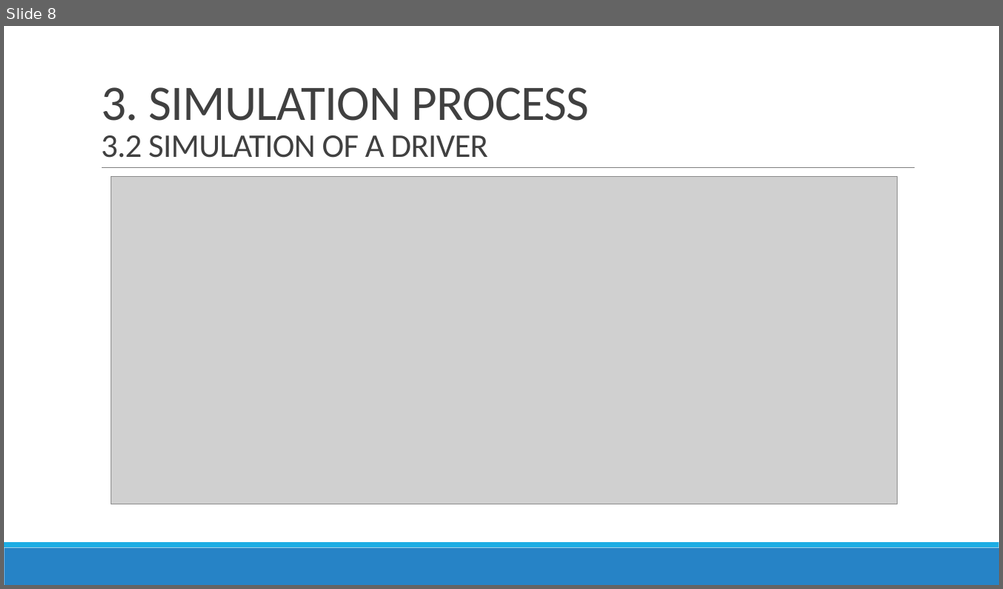
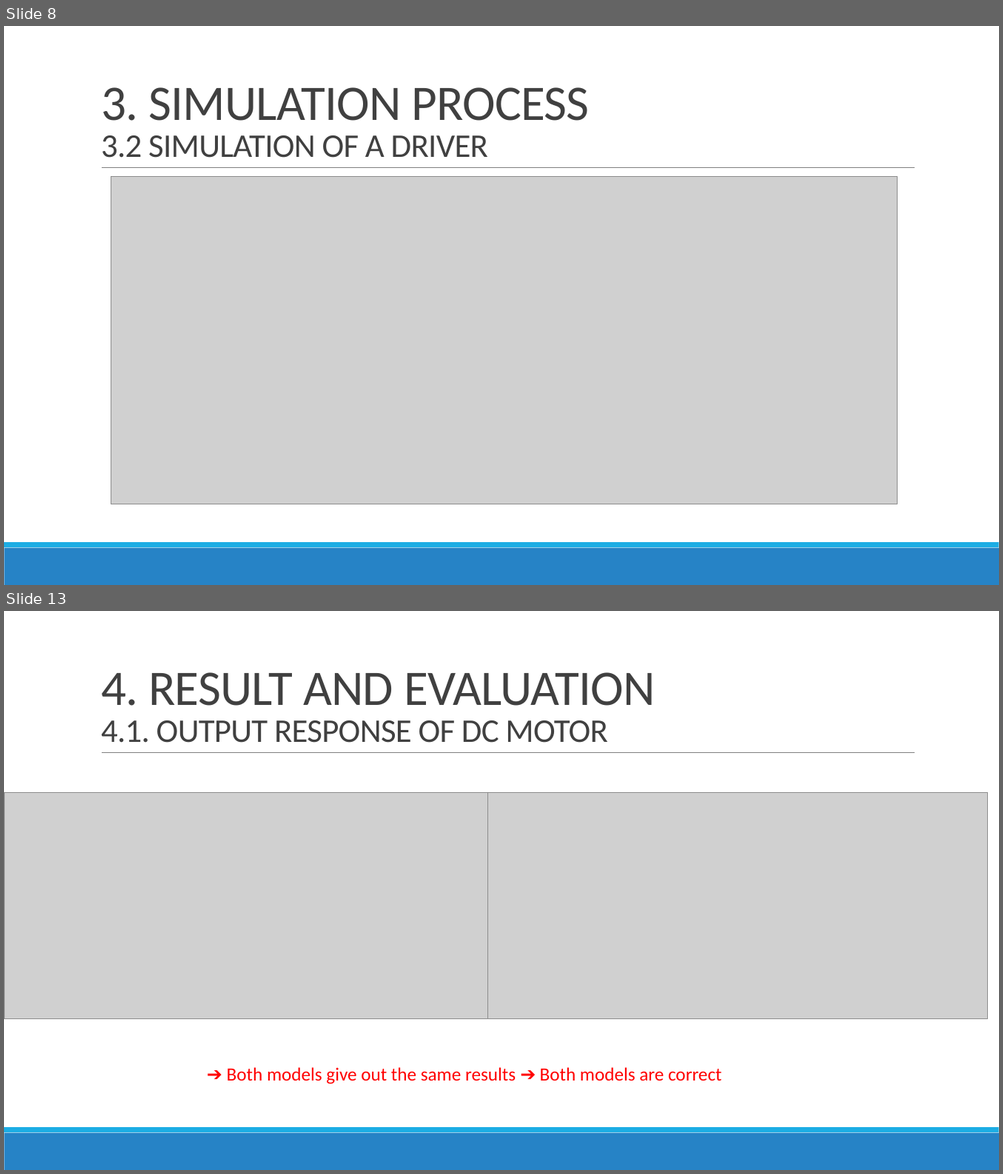
Before and after one commit to Bminhhh/CapsoneProject, a slide deck: duy/CAPSTONE PROJECT/CAPSTONE PROJECT REPORT.pptx. Shown one above the other, each under a label of ours: slide 8 before the commit, slides 8 and 13 after it; the slides between them are not shown. The pictures are 1003x589 and 1003x1174 pixels, drawn with LibreOffice and Linux fonts; fonts in the diff are those of the drawing; grey boxes stand for pictures. Boxes give left, top, right and bottom in pixels: in the first picture for what was removed or moved away, otherwise in the second. Text is boxed around its words. In the diff, an @@ line names an element or a change of style, - is before the commit and + after.

```diff
--- a/duy/CAPSTONE PROJECT/CAPSTONE PROJECT REPORT.pptx
+++ b/duy/CAPSTONE PROJECT/CAPSTONE PROJECT REPORT.pptx
@@ slide 13 added at (4,611,999,1170), background #FFFFFF; not listed: 3 template elements that a slide beside it also shows @@
@@ title added at (101,672,655,743), 32 pt, text #404040 @@
+4. RESULT AND EVALUATION
+4.1. OUTPUT RESPONSE OF DC MOTOR
@@ picture added at (4,792,487,1019) @@
@@ picture added at (487,792,987,1019) @@
@@ text added at (227,1068,722,1085), 18 pt, text #FF0000 @@
+➔ Both models give out the same results ➔ Both models are correct
```
Also in this commit, not shown: 7 slides changed, 6 other slides added, 7 other files.
